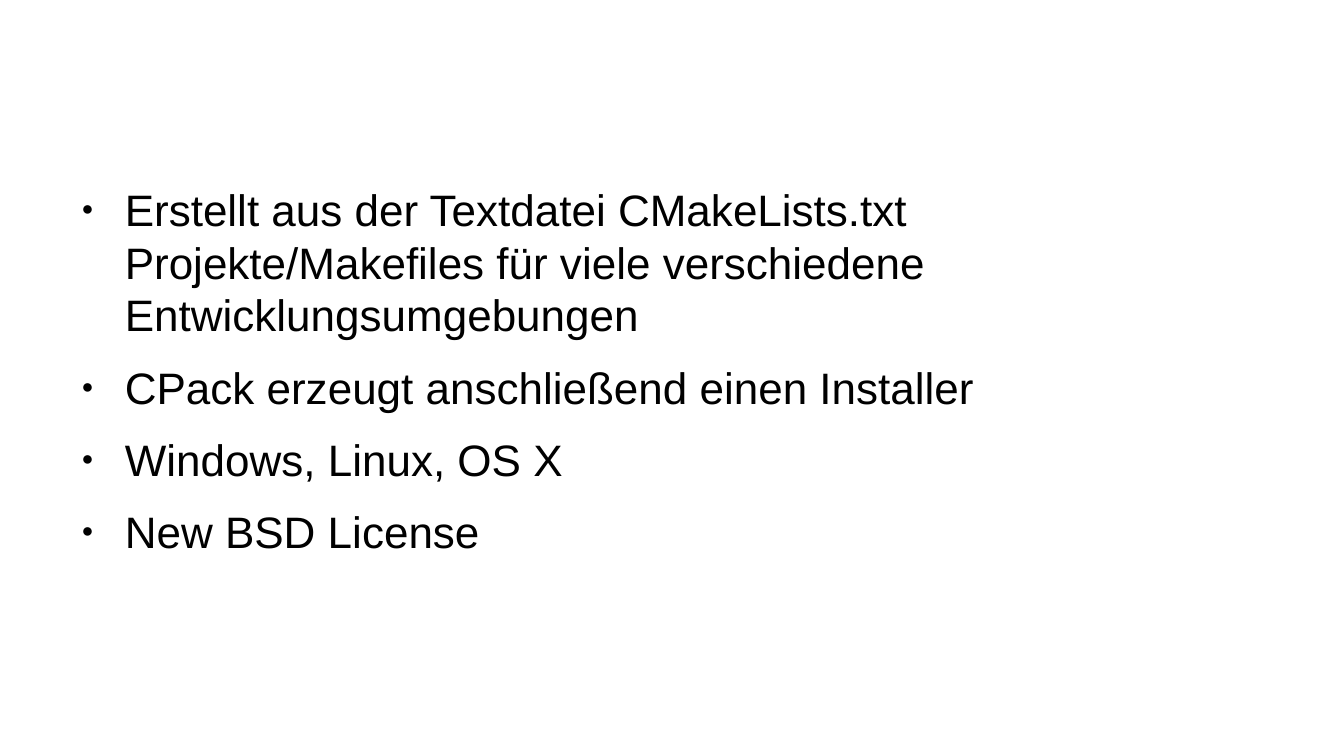
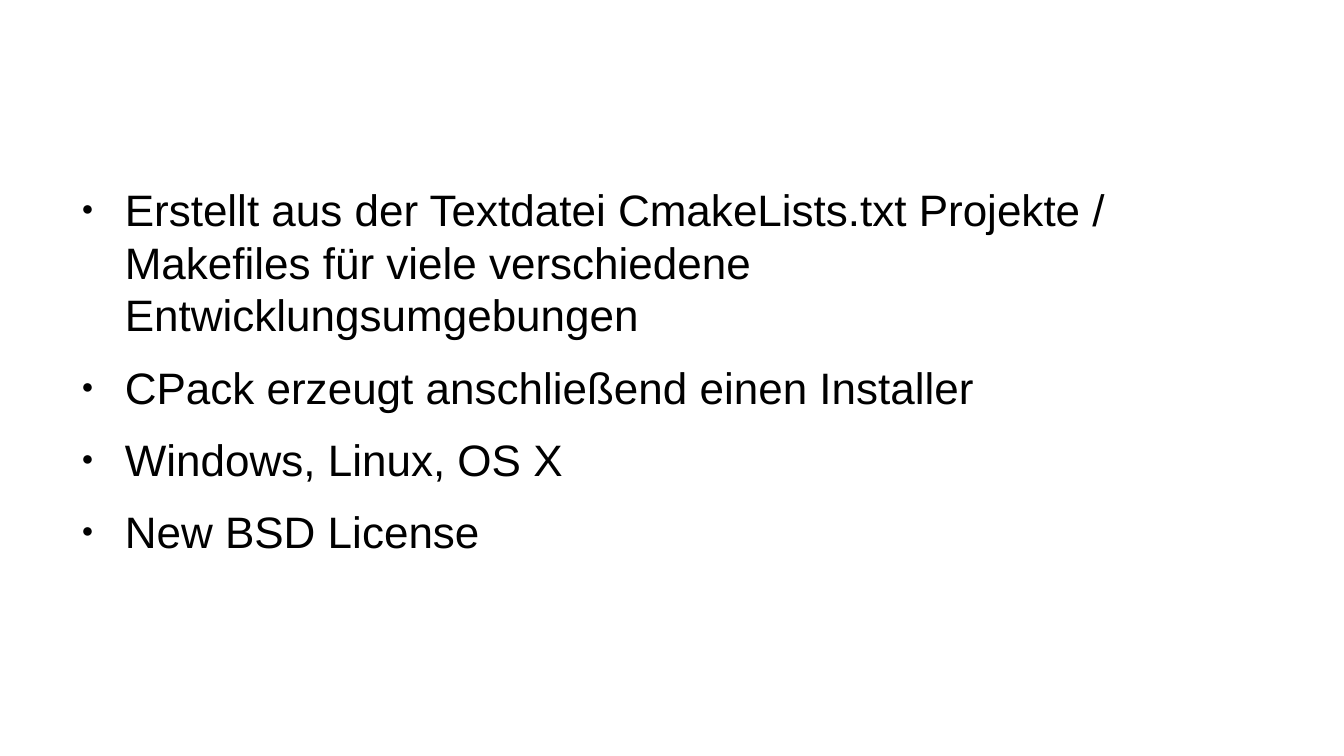
Before and after one commit to carstenkuckuk/CppUGBochum, a slide deck: slide 38 of doc/20180920_CppUGBochum_CI_Jenkins_CMake_GoogleTest.odp. Drawn at 1344x756 pixels with LibreOffice and Linux fonts; fonts in the diff are those of the drawing; background and template pictures are left out. Boxes give left, top, right and bottom in pixels: in the first picture for what was removed or moved away, otherwise in the second. Text is boxed around its words. In the diff, an @@ line names an element or a change of style, - is before the commit and + after.

Commit message:
Typos

```diff
--- a/doc/20180920_CppUGBochum_CI_Jenkins_CMake_GoogleTest.odp
+++ b/doc/20180920_CppUGBochum_CI_Jenkins_CMake_GoogleTest.odp
@@ text at (x1=125, y1=194, x2=1080, y2=340): text changed @@
-● Erstellt aus der Textdatei CMakeLists.txt Projekte/Makefiles für viele verschiedene Entwicklungsumgebungen
+● Erstellt aus der Textdatei CmakeLists.txt Projekte / Makefiles für viele verschiedene Entwicklungsumgebungen
```
Also in this commit, not shown: 13 other slides changed.
